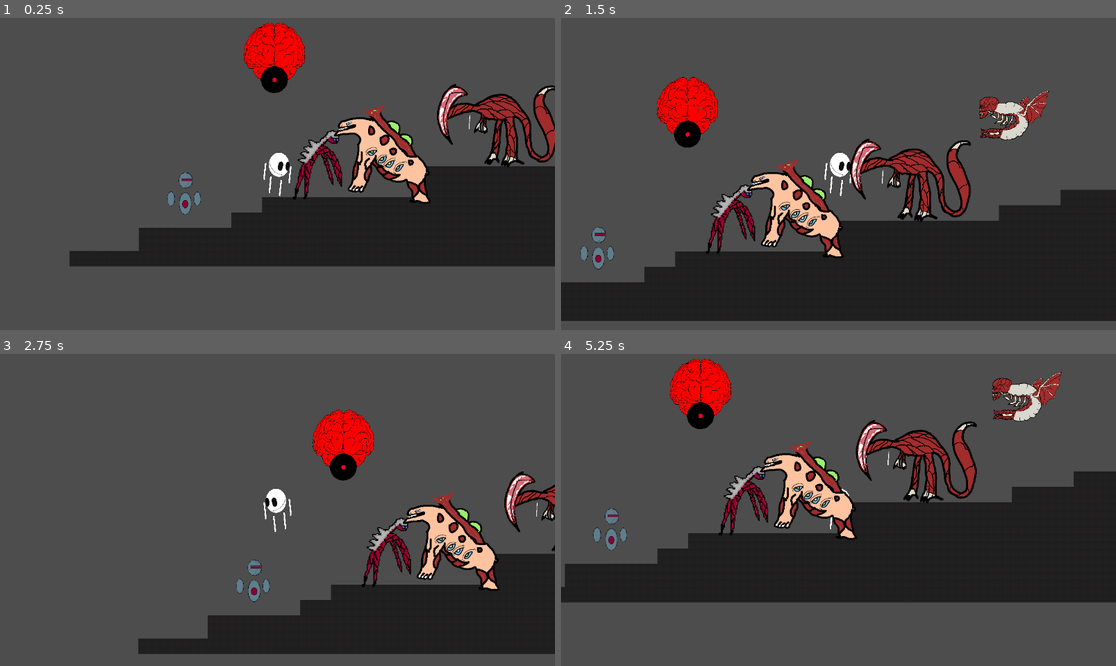
Above: before the commit, frames 1-4 (two rows, left to right).
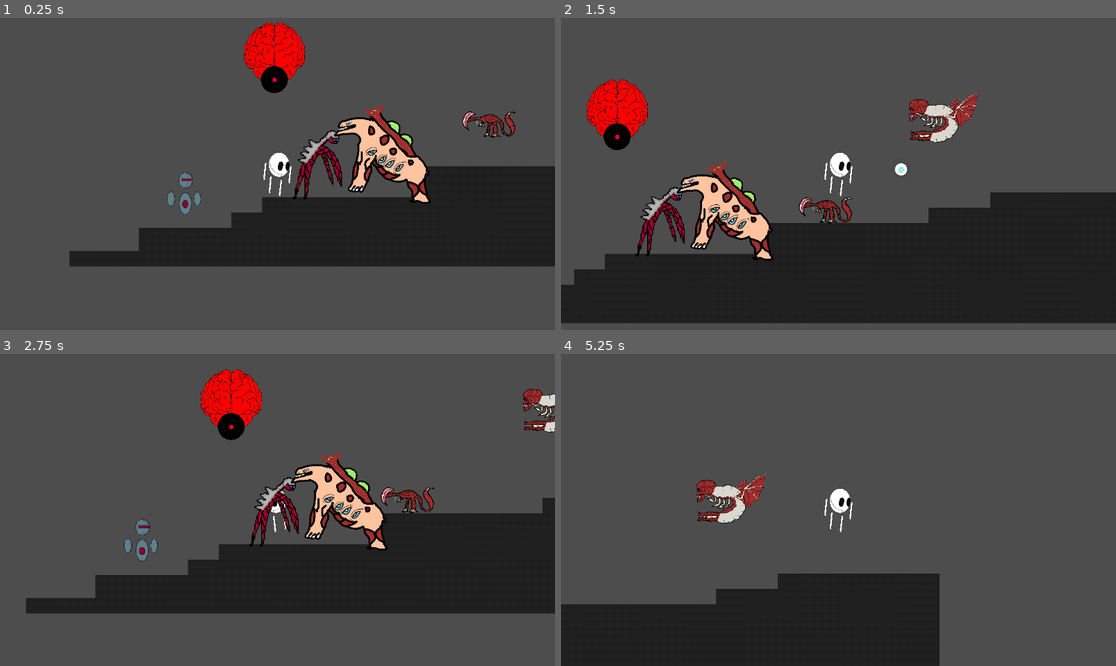
Above: after the commit, the same moments.

Repository: ragegaming23/book-of-souls
Game: Godot game, scene res://levels/Library_Level Hub/level_1_tutorial.tscn
The game is run twice, just before and just after one commit, with the same random seed, the same clock (stepped at 60 frames per second) and the same inputs. The engine's default icon, where the game draws it, is replaced by a stand-in: a white triangle on a blue panel in a dark square.
Inputs (mouse positions are in pixels of both pictures, inside the frame that each line leads up to):
- Up to frame 1 (0.25 s): no input
- Up to frame 2 (1.5 s): move the mouse to (960, 158) at 0.52 s; hold D (move_right) from 0.53 s (still down); tap Shift (Dash) at 0.6 s; tap Space (jump) at 0.77 s; move the mouse to (727, 189) at 1.27 s; click (727, 189) at 1.35 s
- Up to frame 3 (2.75 s): tap Space (jump) at 1.52 s; move the mouse to (333, 441) at 2.02 s; release D (move_right) at 2.03 s; hold A (move_left) from 2.03 s (still down); tap Shift (Dash) at 2.1 s
- Up to frame 4 (5.25 s): move the mouse to (810, 572) at 2.77 s; release A (move_left) at 2.78 s; hold D (move_right) 2.78-4.28 s; click (810, 572) at 2.85 s; tap Space (jump) at 3.02, 3.77, 4.52 s; move the mouse to (1005, 556) at 3.52 s; tap Shift (Dash) at 3.6, 5.1 s; move the mouse to (672, 463) at 4.27 s; hold A (move_left) 4.28-5.03 s; click (672, 463) at 4.35 s; move the mouse to (866, 510) at 5.02 s; hold D (move_right) from 5.03 s (still down)

The runs differ from the first frame. In frame 1, 2.6% of the frame differs, in the area x 78-100%, y 21-48%; in frame 2, 18%; in frame 3, 32%; in frame 4, 46%, in the area x 0-100%, y 1-100%.

Commit message:
Cont. BioBitter AI
Need to tweak player script so the enemies will chase the player.

Diff:
--- a/Enemies/BioBitter.tscn
+++ b/Enemies/BioBitter.tscn
@@ -7,6 +7,7 @@
 size = Vector2(16.514359, 13.239878)
 
 [node name="BioBitter" type="CharacterBody2D"]
+scale = Vector2(0.44000137, 0.32000017)
 script = ExtResource("1_4ytku")
 
 [node name="BioBitter" type="Sprite2D" parent="." groups=["Enemy"]]
--- a/Enemies/bio_bitter.gd
+++ b/Enemies/bio_bitter.gd
@@ -1,7 +1,7 @@
 extends CharacterBody2D
 
 class_name BioBitter
-const speed = 10
+const speed = 100
 
 var is_BioBitter_chase: bool
 
@@ -19,10 +19,14 @@
 var knockback_force = 200
 var is_roaming: bool = true
 
+var player: CharacterBody2D
+var player_in_area = false
+
 func _process(delta):
 	if !is_on_floor():
 		velocity.y += gravity * delta
 		velocity.x = 0
+
 	move(delta)
 	move_and_slide()
 
@@ -30,9 +34,15 @@
 	if !dead:
 		if !is_BioBitter_chase:
 			velocity += dir * speed * delta
+		elif is_BioBitter_chase and !taking_damage:
+			var dir_to_player = position.direction_to(player.position) * speed
+			velocity.x = dir_to_player.x
 		is_roaming = true
 	elif dead:
 		velocity.x = 0
+
+func handle_death():
+	self.queue_free()
 
 func _on_direction_timer_timeout() -> void:
 	$DirectionTimer.wait_time = choose([1.5,2.0,2.5])
--- a/Player/Player.gd
+++ b/Player/Player.gd
@@ -11,7 +11,6 @@
 @export var CanWallClimb = false
 @export var onWall = false
 @export var CanDash = false
-
 
 func _physics_process(delta: float) -> void:
 	# Add the gravity.
--- /dev/null
+++ b/global.gd
@@ -0,0 +1,10 @@
+extends Node
+
+var gameStarted: bool
+
+var playerBody: CharacterBody2D
+var playerWeaponEquip: bool
+
+var playerAlive: bool
+var playerDamageZone: Area2D
+var playerDamageAmount: int
Not shown, added: global.gd.uid
